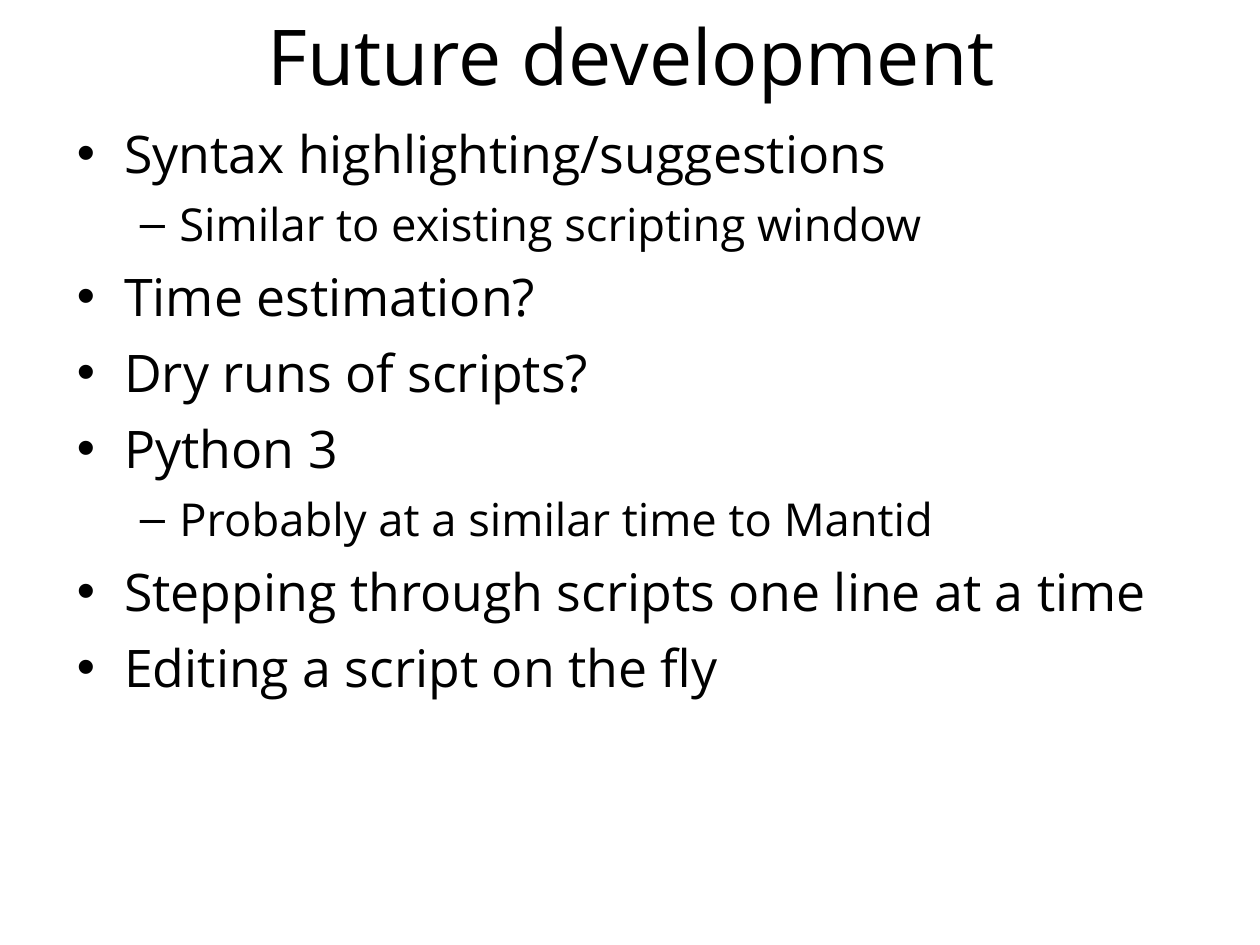
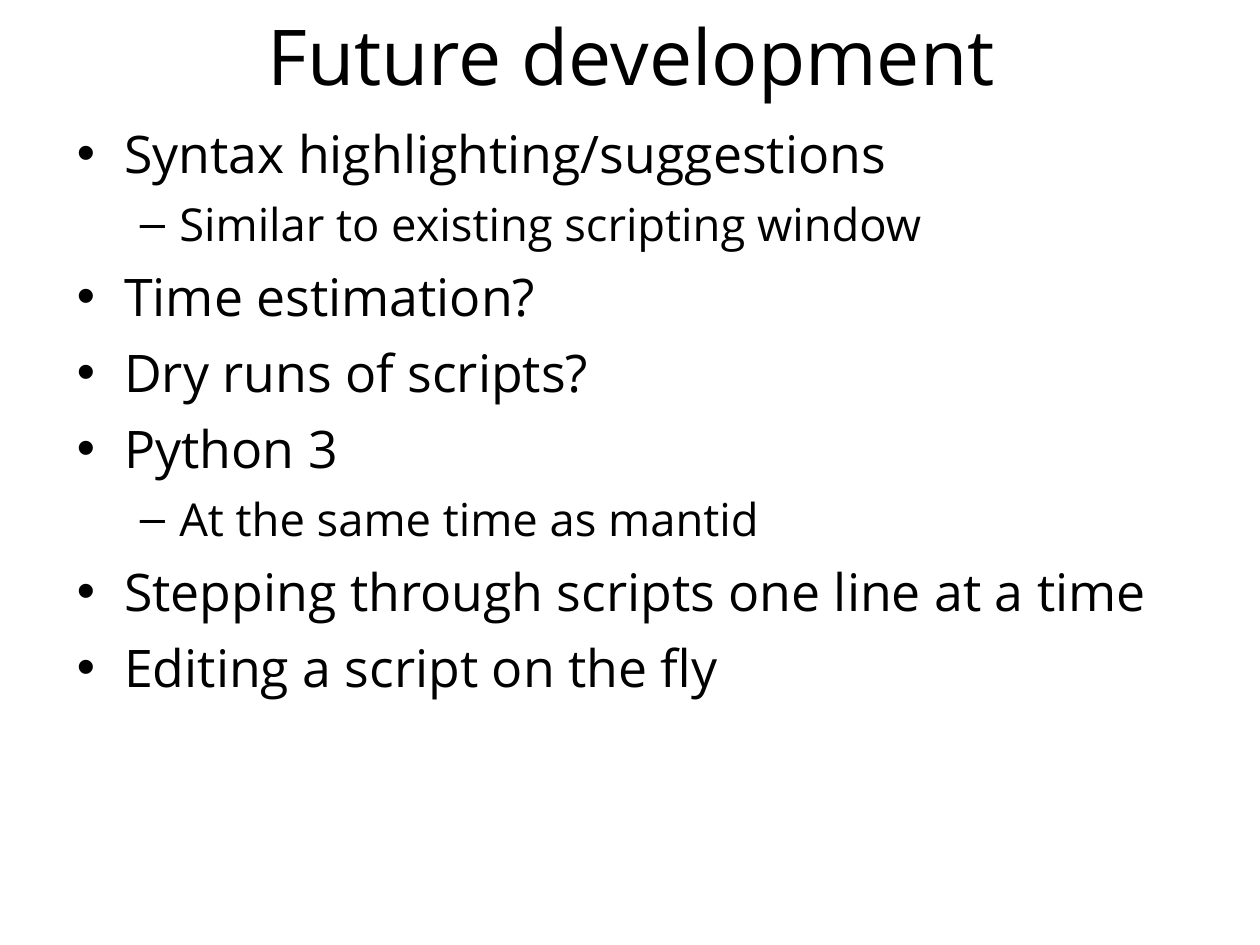
Before and after one commit to ISISComputingGroup/ibex_user_manual, a slide deck: slide 6 of nicos_changes.ppt (slide 5 before the commit). Drawn at 1260x945 pixels with LibreOffice and Linux fonts; fonts in the diff are those of the drawing; background and template pictures are left out. Boxes give left, top, right and bottom in pixels: in the first picture for what was removed or moved away, otherwise in the second. Text is boxed around its words. In the diff, an @@ line names an element or a change of style, - is before the commit and + after.

```diff
--- a/nicos_changes.ppt
+++ b/nicos_changes.ppt
@@ text at box(179, 501, 758, 537): text changed @@
-  – Probably at a similar time to Mantid
+  – At the same time as mantid
```
Also in this commit, not shown: 3 other slides changed, 2 slides added, 1 slide removed, 1 other file.
